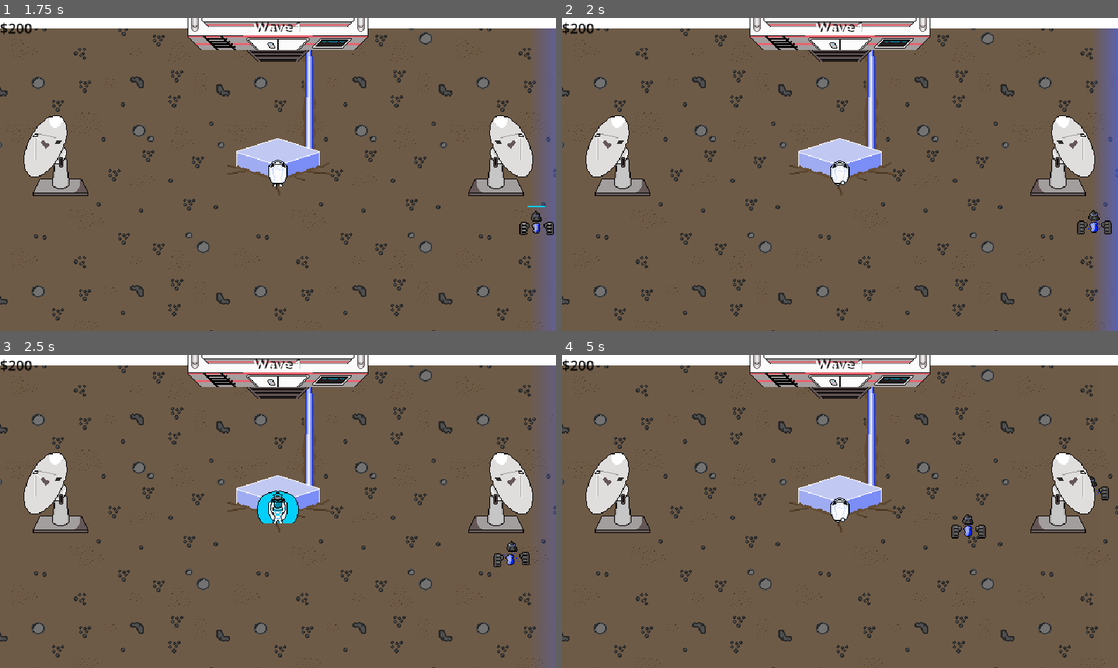
Above: before the commit, frames 1-4 (two rows, left to right).
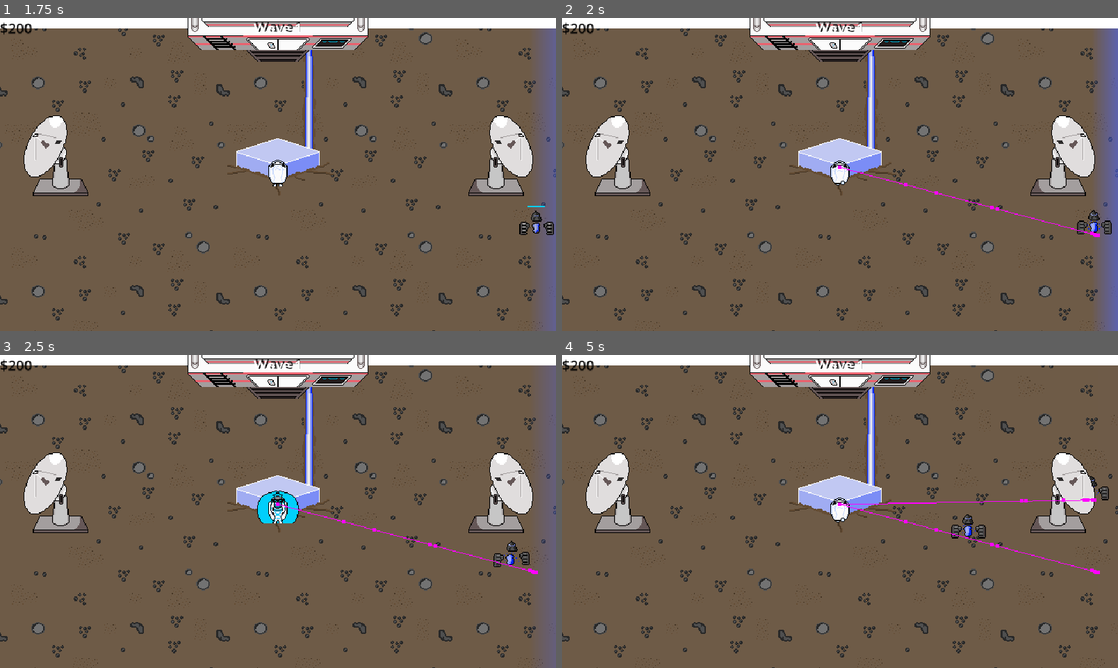
Above: after the commit, the same moments.

Repository: TylerPelaez/pixel-game-jam
Game: Godot game, scene res://Scenes/HUD.tscn
The game is run twice, just before and just after one commit, with the same random seed, the same clock (stepped at 60 frames per second) and the same inputs. This scene is started directly instead of the project's main scene.
Inputs (mouse positions are in pixels of both pictures, inside the frame that each line leads up to):
- Up to frame 1 (1.75 s): move the mouse to (305, 174) at 0.52 s; hold Up (ui_up) from 0.53 s (still down); tap E (PlayerAttack) at 0.6 s; click (305, 174) at 0.67 s; move the mouse to (250, 174) at 1.27 s; tap Tab (Start Wave) at 1.35 s
- Up to frame 2 (2 s): keep holding Up (ui_up)
- Up to frame 3 (2.5 s): keep holding Up (ui_up); move the mouse to (289, 505) at 2.02 s; tap E (PlayerAttack) at 2.1 s
- Up to frame 4 (5 s): keep holding Up (ui_up); move the mouse to (834, 517) at 2.77 s; tap Tab (Start Wave) at 2.85, 4.35 s; click (834, 517) at 2.92 s; move the mouse to (878, 514) at 3.52 s; tap E (PlayerAttack) at 3.6 s; move the mouse to (795, 508) at 4.27 s

Frame 1 is identical in both runs. In frame 2, 0.2% of the frame differs, in the area x 49-97%, y 47-70%; in frame 3, 0.2%; in frame 4, 0.3%, in the area x 49-97%, y 45-70%.

Commit message:
Fix Pathfinding bugs

Diff:
--- a/Enemy/Enemy.tscn
+++ b/Enemy/Enemy.tscn
@@ -598,7 +598,6 @@
 frame = 7
 
 [node name="CollisionShape2D" type="CollisionShape2D" parent="."]
-visible = false
 shape = SubResource("CircleShape2D_lwlm7")
 
 [node name="Hurtbox" parent="." instance=ExtResource("3_vranu")]
@@ -637,6 +636,7 @@
 navigation_layers = 3
 avoidance_enabled = true
 radius = 3.0
+debug_enabled = true
 debug_use_custom = true
 debug_path_custom_color = Color(1, 0, 1, 1)
 
--- a/Player/Traps/KnockbackTrap.tscn
+++ b/Player/Traps/KnockbackTrap.tscn
@@ -133,8 +133,7 @@
 visible = false
 
 [node name="NavigationRegion2D" parent="." index="5"]
-enter_cost = 100.0
-travel_cost = 1.0
+travel_cost = 2.0
 
 [node name="Stats" parent="." index="6"]
 knockback_strength = 500.0
--- a/Scenes/TestScene.tscn
+++ b/Scenes/TestScene.tscn
@@ -351,6 +351,7 @@
 enemies_per_wave_level = 10
 enemy_spawn_distance = 200
 energy_drop_prefab = ExtResource("3_oj0a5")
+variant_percentage = 0.25
 
 [node name="Background" type="Sprite2D" parent="."]
 z_index = -2
@@ -418,10 +419,21 @@
 flip_h = true
 
 [node name="StaticBody2D" type="StaticBody2D" parent="NavigationRegion2D/Satellite6"]
+position = Vector2(-11, 0)
+collision_layer = 0
 collision_mask = 0
 
 [node name="CollisionPolygon2D" type="CollisionPolygon2D" parent="NavigationRegion2D/Satellite6/StaticBody2D" groups=["ImpedesNavigation"]]
-polygon = PackedVector2Array(-38, 0, -31, -17, 18, -17, 26, 0)
+position = Vector2(11, 0)
+polygon = PackedVector2Array(-41, -4, -36, -16, -33, -20, -29, -22, 17, -22, 21, -20, 24, -16, 29, -4, 28, 1, 25, 4, -38, 4, -40, 1)
+
+[node name="StaticBody2D2" type="StaticBody2D" parent="NavigationRegion2D/Satellite6"]
+position = Vector2(-11, 0)
+collision_mask = 0
+
+[node name="CollisionPolygon2D" type="CollisionPolygon2D" parent="NavigationRegion2D/Satellite6/StaticBody2D2"]
+position = Vector2(11, 0)
+polygon = PackedVector2Array(-37, -4, -31.567, -15.7715, -28, -18, 16, -18, 19, -16, 25, -4, 23, 0, -35, 0)
 
 [node name="Satellite7" type="Sprite2D" parent="NavigationRegion2D"]
 y_sort_enabled = true
@@ -430,11 +442,19 @@
 offset = Vector2(0, -46)
 
 [node name="StaticBody2D" type="StaticBody2D" parent="NavigationRegion2D/Satellite7"]
+collision_layer = 0
 collision_mask = 0
 
 [node name="CollisionPolygon2D" type="CollisionPolygon2D" parent="NavigationRegion2D/Satellite7/StaticBody2D" groups=["ImpedesNavigation"]]
 position = Vector2(11, 0)
-polygon = PackedVector2Array(-38, 0, -31, -17, 18, -17, 26, 0)
+polygon = PackedVector2Array(-41, -4, -36, -16, -33, -20, -29, -22, 17, -22, 21, -20, 24, -16, 29, -4, 28, 1, 25, 4, -38, 4, -40, 1)
+
+[node name="StaticBody2D2" type="StaticBody2D" parent="NavigationRegion2D/Satellite7"]
+collision_mask = 0
+
+[node name="CollisionPolygon2D" type="CollisionPolygon2D" parent="NavigationRegion2D/Satellite7/StaticBody2D2"]
+position = Vector2(11, 0)
+polygon = PackedVector2Array(-37, -4, -31.567, -15.7715, -28, -18, 16, -18, 19, -16, 25, -4, 23, 0, -35, 0)
 
 [node name="Spawners" type="Node2D" parent="."]
 position = Vector2(0, -384)
@@ -490,6 +510,7 @@
 parameters/blend_position = Vector2(0, 0)
 
 [node name="Area2D" type="Area2D" parent="."]
+visible = false
 collision_layer = 2048
 collision_mask = 0
 
